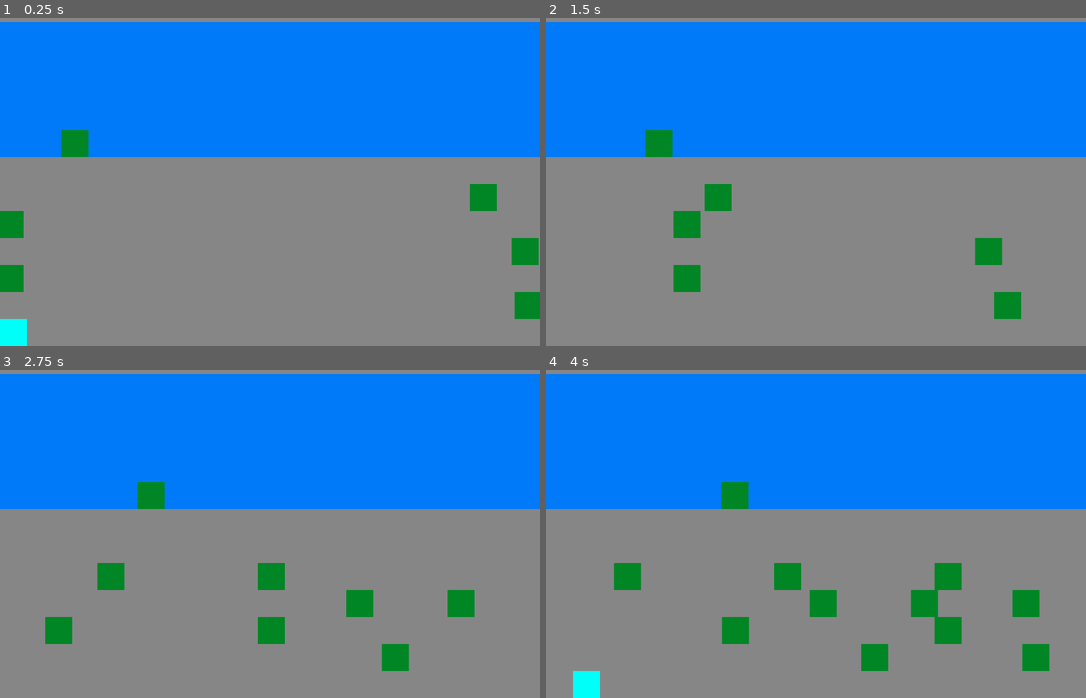
Above: before the commit, frames 1-4 (two rows, left to right).
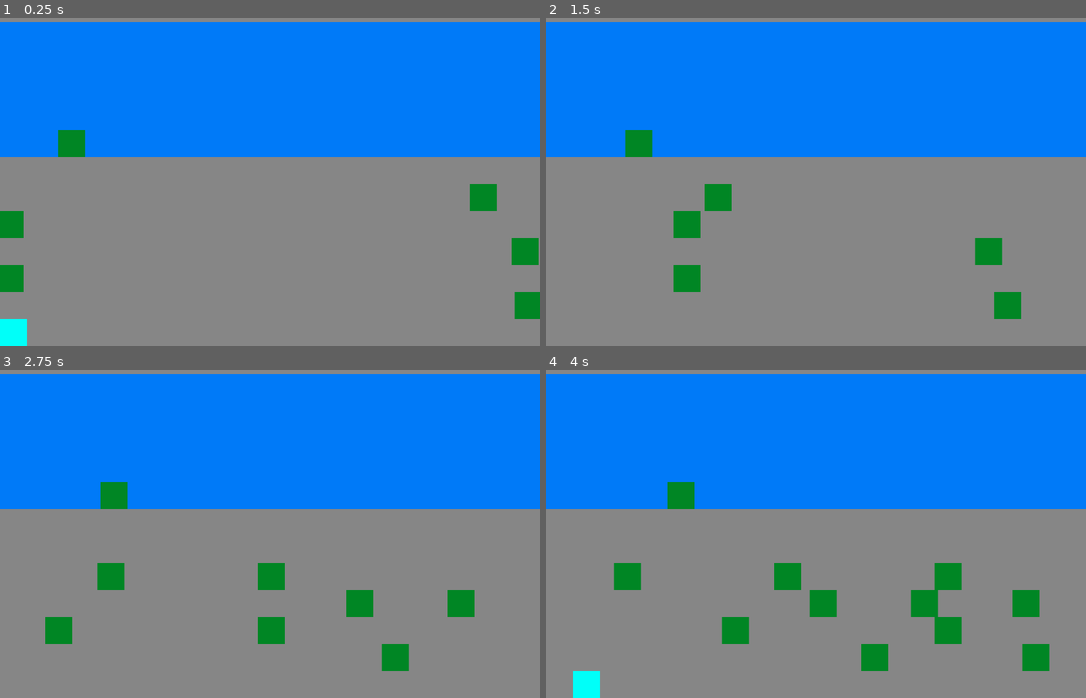
Above: after the commit, the same moments.

Repository: nandorespawns/frogger-clone
Game: Godot game, scene res://Scene/game.tscn
Same seed, same stepped clock (60 frames per second), same inputs: the game is played once before the commit and once after it.
Inputs:
- Up to frame 1 (0.25 s): no input
- Up to frame 2 (1.5 s): hold D (move_right) 0.53-1.28 s; hold S (move_down) from 1.28 s (still down)
- Up to frame 3 (2.75 s): release S (move_down) at 2.03 s; hold D (move_right) from 2.03 s (still down)
- Up to frame 4 (4 s): release D (move_right) at 2.78 s; hold W (move_up) 2.78-3.53 s; hold A (move_left) from 3.53 s (still down)

The runs differ from the first frame. In frame 1, 0.1% of the frame differs, in the area x 10-17%, y 34-43%; in frame 2, 0.6%; in frame 3, 0.8%, in the area x 18-31%, y 34-43%; in frame 4, 0.8%.

Commit message:
updated turtle

Diff:
--- a/frogger-clone/Scripts/turtle.gd
+++ b/frogger-clone/Scripts/turtle.gd
@@ -2,29 +2,25 @@
 
 var tile_size = 16
 
-var speed = 0.3
+var speed = 10
 
 var direction = {
 	"right": speed,
 	"left": -speed
 }
 
-
-
 @export var direction_picked: String
 @onready var hitbox: Area2D = $hitbox
-var area_array = []
-
 
 func _ready() -> void:
 	position = position.snapped(Vector2.ONE * tile_size)
 	position += Vector2.ONE * tile_size/2
 
-func _physics_process(_delta: float) -> void:
-	position.x += direction[direction_picked]
+func _physics_process(delta: float) -> void:
+	position.x += direction[direction_picked] * delta
 
-	if hitbox.get_overlapping_areas():
-		var areas = hitbox.get_overlapping_areas()
-		for area in areas:
-			var player = area.get_parent()
-			player.position.x += direction[direction_picked]
+	var areas = hitbox.get_overlapping_areas()
+
+	for area in areas:
+		var player = area.get_parent()
+		player.position.x += direction[direction_picked] * delta
